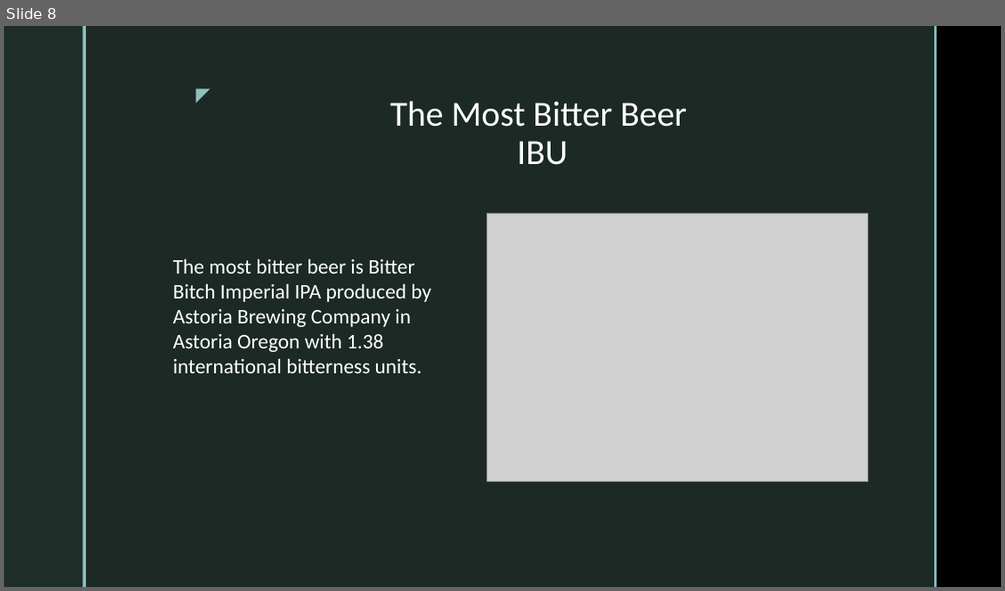
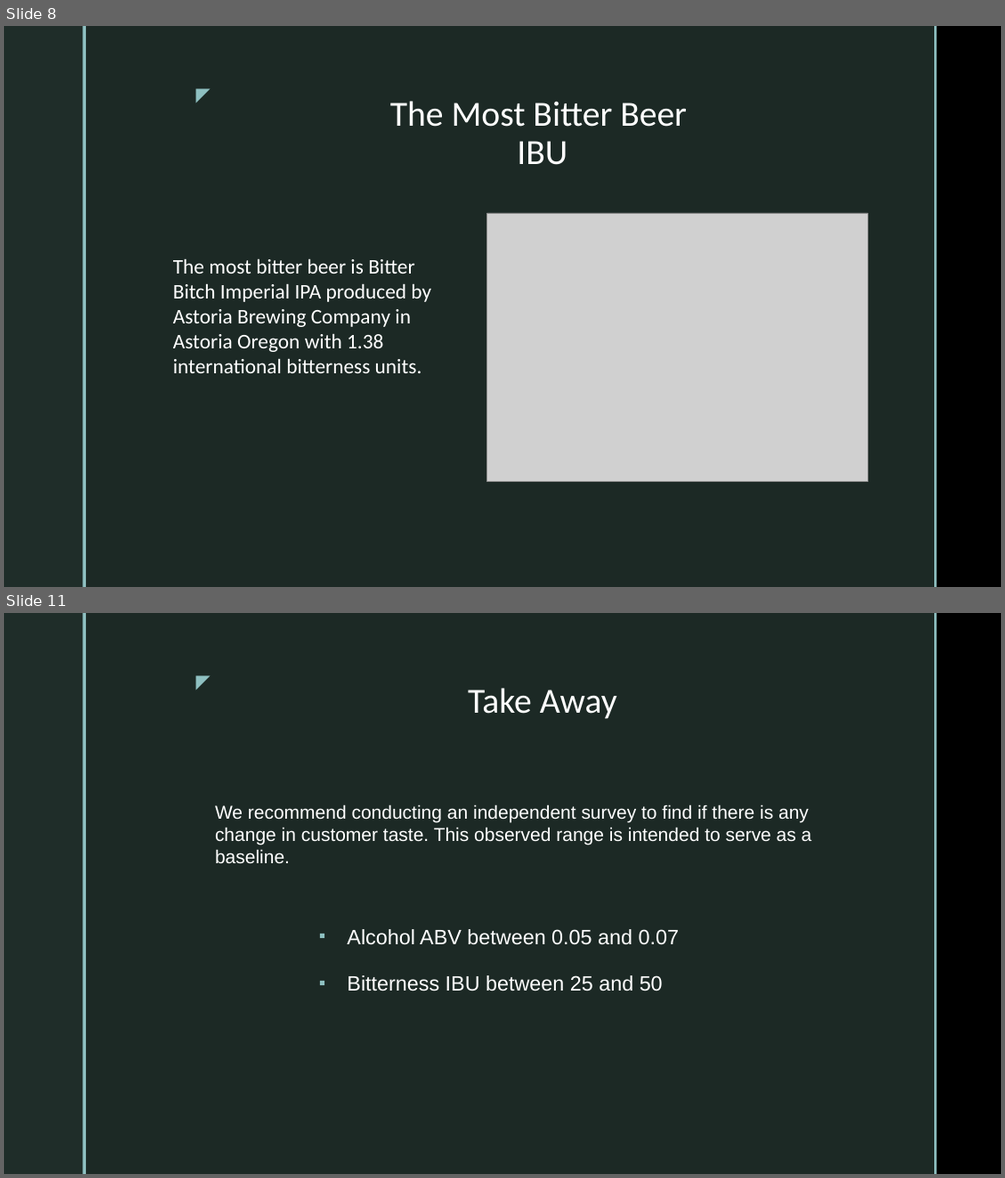
Before and after one commit to KaysData/Brewery-Analysis, a slide deck: Case Study Presentation.pptx. Shown one above the other, each under a label of ours: slide 8 before the commit, slides 8 and 11 after it; the slides between them are not shown. The pictures are 1005x591 and 1005x1178 pixels, drawn with LibreOffice and Linux fonts; fonts in the diff are those of the drawing; grey boxes stand for pictures; background and template pictures are left out. Boxes give left, top, right and bottom in pixels: in the first picture for what was removed or moved away, otherwise in the second. Text is boxed around its words. In the diff, an @@ line names an element or a change of style, - is before the commit and + after.

```diff
--- a/Case Study Presentation.pptx
+++ b/Case Study Presentation.pptx
@@ slide 11 added at (4,613,1001,1174), background picture (left out); not listed: 5 template elements that a slide beside it also shows @@
@@ title added at (468,688,617,719), 34 pt, text #FFFFFF @@
+Take Away
@@ text added at (215,804,812,863), 18 pt, text #FFFFFF @@
+We recommend conducting an independent survey to find if there is any change in customer taste. This observed range is intended to serve as a baseline.
@@ text added at (347,929,679,991), 20 pt, text #FFFFFF @@
+▪ Alcohol ABV between 0.05 and 0.07
+▪ Bitterness IBU between 25 and 50
```
Also in this commit, not shown: 3 slides changed, 5 other files.
